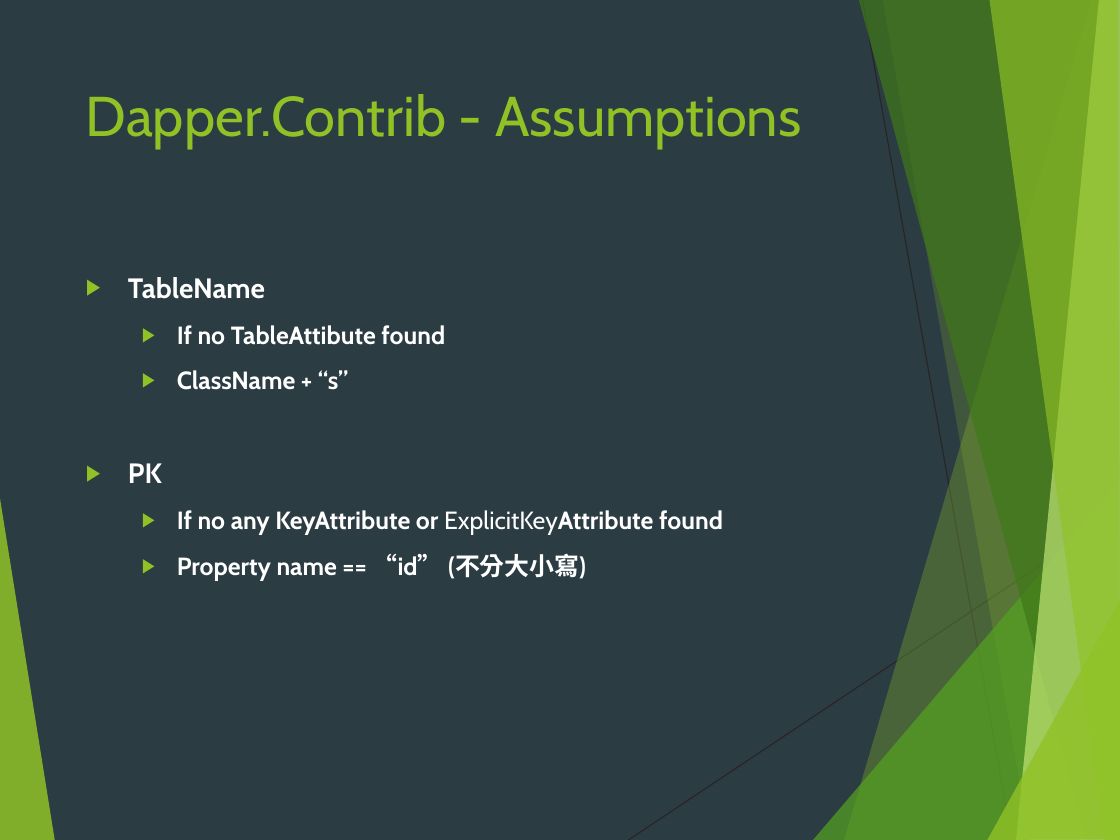
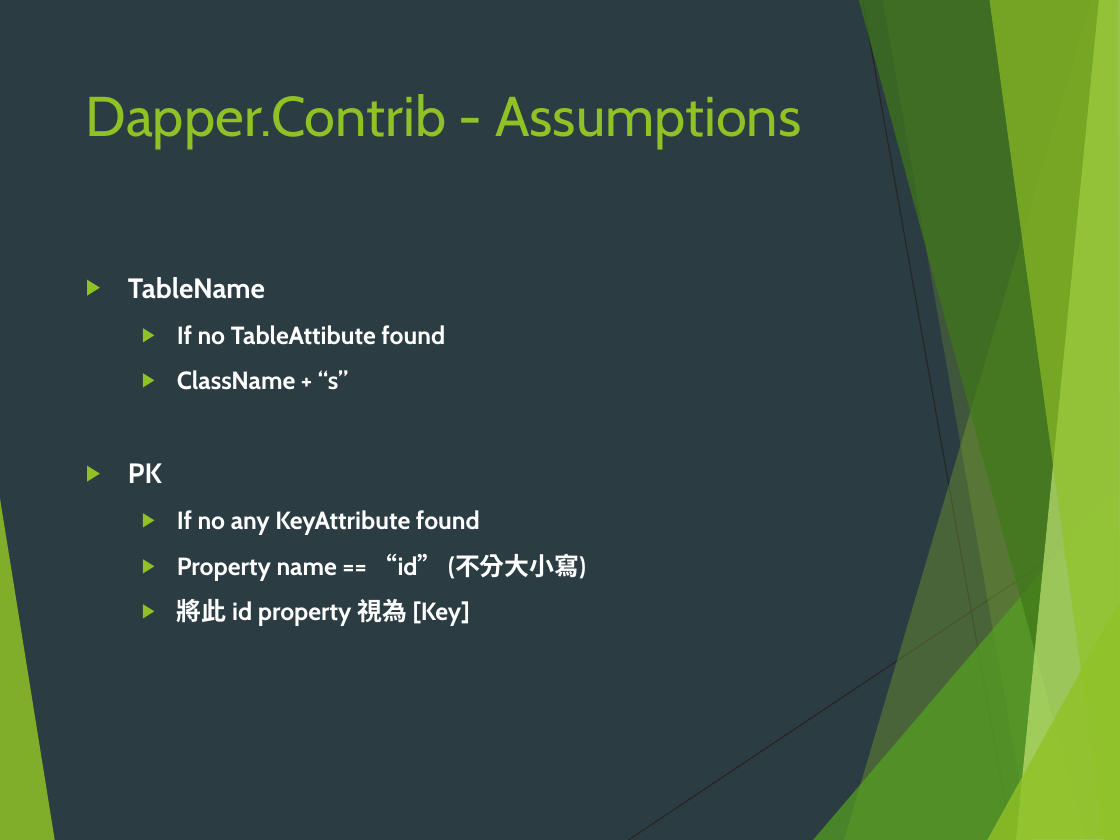
Before and after one commit to bagamoon/dapper-core, a slide deck: slide 14 of Dapper.pptx. Drawn at 1120x840 pixels with LibreOffice and Linux fonts; fonts in the diff are those of the drawing. Boxes give left, top, right and bottom in pixels: in the first picture for what was removed or moved away, otherwise in the second. Text is boxed around its words. In the diff, an @@ line names an element or a change of style, - is before the commit and + after.

```diff
--- a/Dapper.pptx
+++ b/Dapper.pptx
@@ text at <box>177,510,480,535</box>: text changed @@
-  ▶ If no any KeyAttribute or ExplicitKeyAttribute found
+  ▶ If no any KeyAttribute found
@@ text at <box>177,599,470,626</box>: paragraph added @@
+  ▶ 將此 id property 視為 [Key]
```
Also in this commit, not shown: 2 other slides changed, 5 other files.
